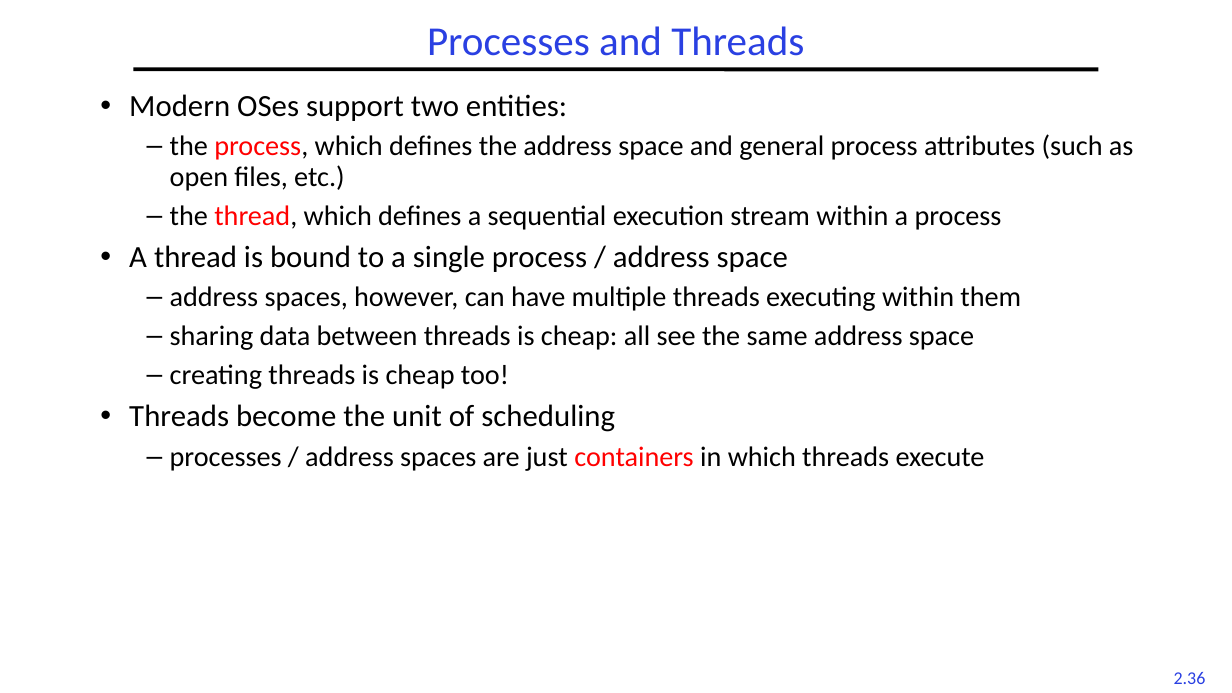
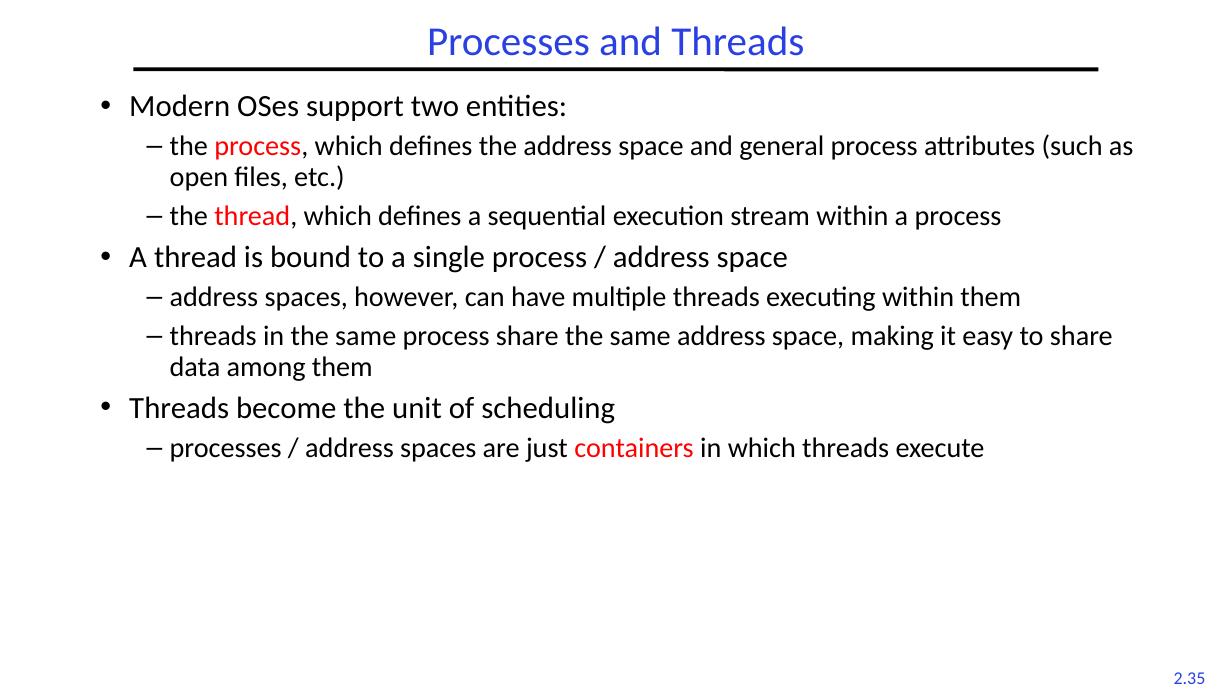
Before and after one commit to guhofstra/CSC256Fa25, a slide deck: slide 35 of PPTs/L2-Processes Threads.pptx (slide 36 before the commit). Drawn at 1232x693 pixels with LibreOffice and Linux fonts; fonts in the diff are those of the drawing. Boxes give left, top, right and bottom in pixels: in the first picture for what was removed or moved away, otherwise in the second. Text is boxed around its words. In the diff, an @@ line names an element or a change of style, - is before the commit and + after.

```diff
--- a/PPTs/L2-Processes Threads.pptx
+++ b/PPTs/L2-Processes Threads.pptx
@@ text at bbox=[170, 325, 1113, 381]: text changed @@
-  – sharing data between threads is cheap: all see the same address space
-  – creating threads is cheap too!
+  – threads in the same process share the same address space, making it easy to share data among them
@@ page number at bbox=[1174, 672, 1206, 684]: text changed @@
-2.36
+2.35
```
Also in this commit, not shown: 6 other slides changed, 1 slide added, 8 slides removed, 1 other file.
